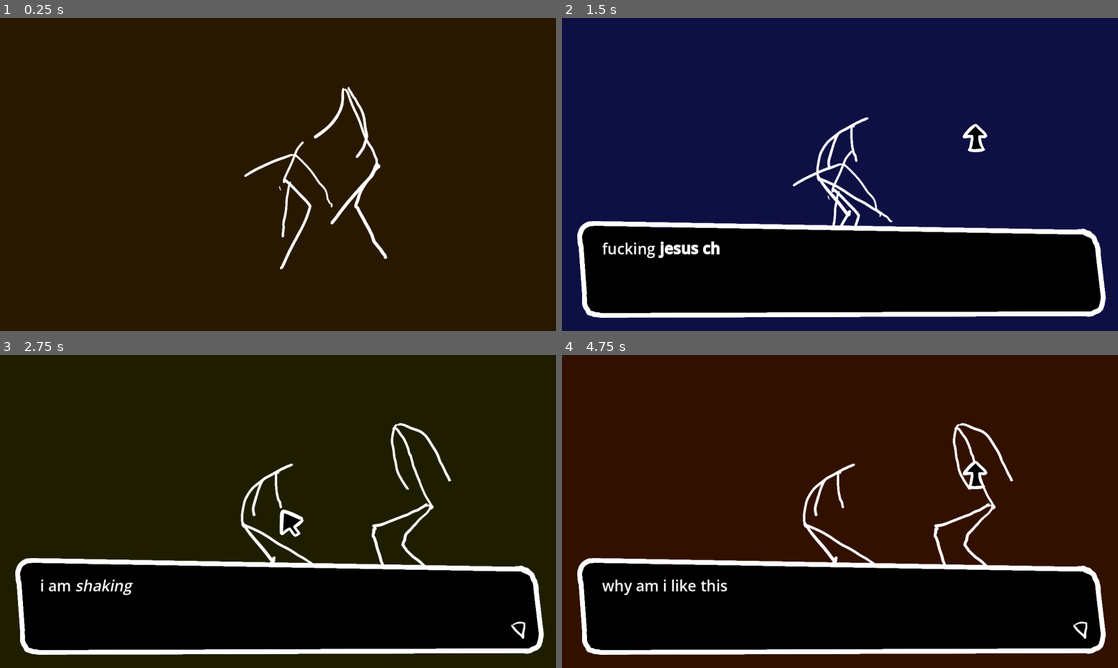
Above: before the commit, frames 1-4 (two rows, left to right).
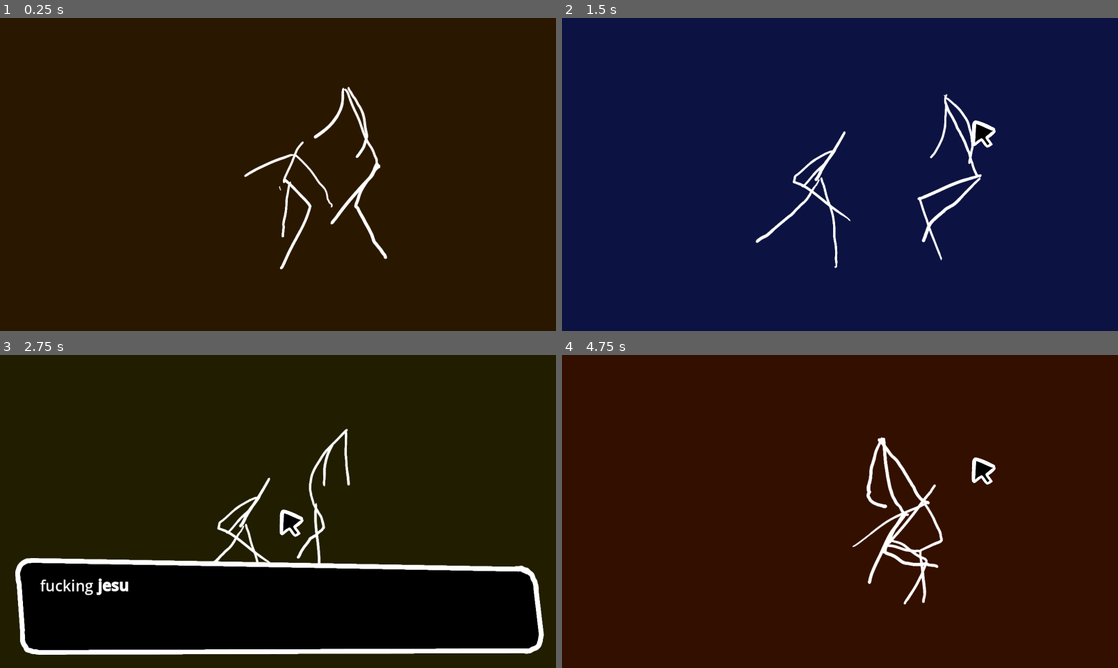
Above: after the commit, the same moments.

Repository: MarmadileManteater/Anxiety-Game
Game: Godot game, scene res://scenes/global/global.tscn
Two runs of this game, one before a commit and one after it. Both use one fixed random seed, a clock stepped at 60 frames per second and the inputs below.
Inputs (mouse positions are in pixels of both pictures, inside the frame that each line leads up to; where the layout moved, square brackets give the same spot in the first picture):
- Up to frame 1 (0.25 s): no input
- Up to frame 2 (1.5 s): click (840, 174) at 0.5 s; click (973, 121) [962, 124] at 1.25 s
- Up to frame 3 (2.75 s): click (278, 511) at 2 s
- Up to frame 4 (4.75 s): click (973, 458) [962, 461] at 2.75 s; click (840, 511) at 3.5 s; click (973, 458) [962, 461] at 4.25 s

The runs differ from the first frame. In frame 2, 30% of the frame differs, in the area x 2-98%, y 24-96%; in frame 3, 2.7%; in frame 4, 30%, in the area x 2-98%, y 21-96%.

Commit message:
Add ability to dynamically load scenes

Diff:
--- a/project/scenes/click_zone/click_zone.gd
+++ b/project/scenes/click_zone/click_zone.gd
@@ -7,9 +7,10 @@
 signal clicked
 
 @export var direction: Helpers.Direction = Helpers.Direction.Up
+@export var screen_name: String
 
 func pressed() -> void:
-	clicked.emit()
+	clicked.emit(screen_name)
 
 func emit_over() -> void:
 	mouseover.emit(direction)
--- a/project/scenes/dancers/dancers.gd
+++ b/project/scenes/dancers/dancers.gd
@@ -8,8 +8,3 @@
 	dancer1 = $"1"
 	dancer2 = $"2"
 	dancer1.set_frame_and_progress(10, 0)
-
-
-# Called every frame. 'delta' is the elapsed time since the previous frame.
-func _process(delta: float) -> void:
-	pass
--- /dev/null
+++ b/project/scenes/default_screen/default_screen.gd
@@ -0,0 +1,35 @@
+extends Node2D
+
+class_name DefaultSceen
+
+signal mousemotion
+signal mouseover
+signal mouseoff
+signal zone_clicked
+signal button_pressed
+signal next_screen
+
+#set by global scene
+var time: Helpers.Stage
+
+var background_animation_player: AnimationPlayer
+
+# Called when the node enters the scene tree for the first time.
+func _ready() -> void:
+	pass
+
+func _input(event: InputEvent) -> void:
+	if event is InputEventMouseMotion:
+		mousemotion.emit(event.position)
+
+func _on_clicked() -> void:
+	pass
+
+func _on_zone_clicked(screen_name: String) -> void:
+	zone_clicked.emit(screen_name)
+
+func _on_zone_mouseover(direction: Helpers.Direction) -> void:
+	mouseover.emit(direction)
+
+func _on_zone_mouseoff() -> void:
+	mouseoff.emit()
--- /dev/null
+++ b/project/scenes/default_screen/default_screen.tscn
@@ -0,0 +1,6 @@
+[gd_scene format=3 uid="uid://btww6mjd2w4nb"]
+
+[ext_resource type="Script" uid="uid://vqxqihlbubu7" path="res://scenes/default_screen/default_screen.gd" id="1_wrtp0"]
+
+[node name="DefaultScreen" type="Node2D" unique_id=675969364]
+script = ExtResource("1_wrtp0")
--- a/project/scenes/global/global.gd
+++ b/project/scenes/global/global.gd
@@ -1,51 +1,45 @@
 extends Node2D
 
+@export var start_screen: String = "the_pit"
 
-# Called when the node enters the scene tree for the first time.
+var time: Helpers.Stage = Helpers.Stage.Middle
+var current_screen: DefaultSceen
+
 func _ready() -> void:
 	Input.set_mouse_mode(Input.MOUSE_MODE_HIDDEN)
-	Helpers.set_timeout(
-		func ():
-			$TextBox.display()
-	, 1, self)
-	$TextBox.line_started.connect(
-		func (index: int):
-			if index == 5:
-				$TextBox.set_title("joyfriend")
-			if index == 6:
-				$TextBox.clear_title()
-	)
-	pass # Replace with function body.
+	load_screen(start_screen)
 
-func _input(event: InputEvent) -> void:
-
-	if event is InputEventMouseMotion:
-		if not $Cursor.visible:
-			$Cursor.show()
-		$Cursor.position = (event.position / 1.5) + Vector2(30, 30)
-
-
-# Called every frame. 'delta' is the elapsed time since the previous frame.
-func _process(delta: float) -> void:
-	pass
-
-func _on_click() -> void:
-	$TextBox.progress()
-
-
-func _on_mouse_exited() -> void:
-	$Cursor.hide()
-
-func _on_mouse_up() -> void:
-	$Cursor.play("up")
-
-func _on_mouse_neutral() -> void:
-	$Cursor.play("default")
-
+func _on_mouse_motion(position: Vector2) -> void:
+	if not $Cursor.visible:
+		$Cursor.show()
+	$Cursor.position = (position / 1.5) + Vector2(30, 30)
 
 func _on_mouse_direction_mouseover(direction: Helpers.Direction) -> void:
 	$Cursor.play(Helpers.direction_to_string(direction))
 
-
 func _on_mouse_direction_mouseoff() -> void:
 	$Cursor.play("default")
+
+func load_screen(screen_name: String):
+	if current_screen != null:
+		remove_child(current_screen)
+		current_screen.queue_free()
+	var scene: PackedScene = load("res://scenes/" + screen_name + "/" + screen_name + ".tscn")
+	var instance: DefaultSceen = scene.instantiate()
+	instance.time = time
+	instance.background_animation_player = $Background/AnimationPlayer
+	instance.mousemotion.connect(_on_mouse_motion)
+	instance.mouseover.connect(_on_mouse_direction_mouseover)
+	instance.mouseoff.connect(_on_mouse_direction_mouseoff)
+	instance.zone_clicked.connect(
+		func (screen_name):
+			load_screen(screen_name)
+	)
+	add_child(instance)
+	current_screen = instance
+
+func _on_button_pressed() -> void:
+	current_screen._on_clicked()
+
+func _on_button_exited() -> void:
+	$Cursor.hide()
--- a/project/scenes/global/global.tscn
+++ b/project/scenes/global/global.tscn
@@ -1,9 +1,6 @@
 [gd_scene format=3 uid="uid://cw0v5sjejsb14"]
 
-[ext_resource type="PackedScene" uid="uid://btm8kv2ypw113" path="res://scenes/dancers/dancers.tscn" id="1_bhh4k"]
 [ext_resource type="Script" uid="uid://cc8eyxh5tw35i" path="res://scenes/global/global.gd" id="1_pt2l8"]
-[ext_resource type="PackedScene" uid="uid://bp3qljsfgqwsw" path="res://scenes/click_zone/click_zone.tscn" id="2_syux3"]
-[ext_resource type="PackedScene" uid="uid://ckyxxwa5kygcv" path="res://scenes/text_box/text_box.tscn" id="4_pt2l8"]
 [ext_resource type="Texture2D" uid="uid://n5q3o7nicgpq" path="res://assets/sprites/pointers/default.png" id="9_i54ly"]
 [ext_resource type="Texture2D" uid="uid://dunx76ct1eohg" path="res://assets/sprites/pointers/point-up.png" id="10_xsnr3"]
 
@@ -16,8 +13,6 @@
 [sub_resource type="StyleBoxEmpty" id="StyleBoxEmpty_ht0q6"]
 
 [sub_resource type="StyleBoxEmpty" id="StyleBoxEmpty_i54ly"]
-
-[sub_resource type="StyleBoxEmpty" id="StyleBoxEmpty_xsnr3"]
 
 [sub_resource type="Animation" id="Animation_xi4fc"]
 length = 0.001
@@ -51,10 +46,27 @@
 "values": [Color(0.21291032, 0.04955011, 0, 1), Color(0.14105675, 0.10785704, 0.00081953435, 1), Color(0.057688586, 0.1 …(235 unchanged characters)…
 }
 
-[sub_resource type="AnimationLibrary" id="AnimationLibrary_lxdv6"]
+[sub_resource type="Animation" id="Animation_wlaa7"]
+resource_name = "stop"
+length = 0.1
+tracks/0/type = "value"
+tracks/0/imported = false
+tracks/0/enabled = true
+tracks/0/path = NodePath(".:self_modulate")
+tracks/0/interp = 1
+tracks/0/loop_wrap = true
+tracks/0/keys = {
+"times": PackedFloat32Array(0),
+"transitions": PackedFloat32Array(1),
+"update": 0,
+"values": [Color(0, 0, 0, 1)]
+}
+
+[sub_resource type="AnimationLibrary" id="AnimationLibrary_bm3mx"]
 _data = {
 &"RESET": SubResource("Animation_xi4fc"),
-&"modulate": SubResource("Animation_ww1v4")
+&"modulate": SubResource("Animation_ww1v4"),
+&"stop": SubResource("Animation_wlaa7")
 }
 
 [sub_resource type="AtlasTexture" id="AtlasTexture_syux3"]
@@ -96,45 +108,26 @@
 theme_override_styles/disabled = SubResource("StyleBoxEmpty_ht0q6")
 theme_override_styles/focus = SubResource("StyleBoxEmpty_i54ly")
 
-[node name="ClickZone" parent="." unique_id=624367828 instance=ExtResource("2_syux3")]
-
-[node name="PanelContainer" type="PanelContainer" parent="." unique_id=375032297]
-offset_left = 898.0
-offset_top = 147.0
-offset_right = 1138.0
-offset_bottom = 375.0
-theme_override_styles/panel = SubResource("StyleBoxEmpty_xsnr3")
-
-[node name="Background" type="Polygon2D" parent="." unique_id=306650132]
+[node name="Background" type="Polygon2D" parent="." unique_id=1110480681]
 self_modulate = Color(0.21291032, 0.04955011, 0, 1)
 polygon = PackedVector2Array(-135, -69, 1535, -135, 1564, 828, -206, 846)
 
-[node name="AnimationPlayer" type="AnimationPlayer" parent="Background" unique_id=1179890584]
-libraries/ = SubResource("AnimationLibrary_lxdv6")
-autoplay = &"modulate"
+[node name="AnimationPlayer" type="AnimationPlayer" parent="Background" unique_id=1334223365]
+libraries/ = SubResource("AnimationLibrary_bm3mx")
+autoplay = &"stop"
 speed_scale = 3.0
 
-[node name="Dancers" parent="." unique_id=213943213 instance=ExtResource("1_bhh4k")]
-position = Vector2(106, 85)
-
-[node name="TextBox" parent="." unique_id=2128977019 instance=ExtResource("4_pt2l8")]
-position = Vector2(686, 617)
-text = PackedStringArray("fucking [b]jesus christ[/b]", "i am [i]shaking[/i]", "why am i like this", "i ASKED for this", "i WANTED to be here", "Come on, babe!\\nI wanna check this place out before the show starts!", ". . . ", "[color=#bbbbbb]I can do this.[/color]")
+[node name="Camera2D" type="Camera2D" parent="." unique_id=766267853]
+position = Vector2(682, 384)
+zoom = Vector2(1.5, 1.5)
 
 [node name="Cursor" type="AnimatedSprite2D" parent="." unique_id=1113328815]
 visible = false
+z_index = 1
 texture_filter = 6
 scale = Vector2(0.5, 0.5)
 sprite_frames = SubResource("SpriteFrames_6wcjf")
 autoplay = "default"
 
-[node name="Camera2D" type="Camera2D" parent="." unique_id=1127170600]
-position = Vector2(682, 384)
-zoom = Vector2(1.5, 1.5)
-
-[connection signal="mouse_exited" from="Button" to="." method="_on_mouse_exited"]
-[connection signal="pressed" from="Button" to="." method="_on_click"]
-[connection signal="mouseoff" from="ClickZone" to="." method="_on_mouse_direction_mouseoff"]
-[connection signal="mouseover" from="ClickZone" to="." method="_on_mouse_direction_mouseover"]
-[connection signal="mouse_entered" from="PanelContainer" to="." method="_on_mouse_up"]
-[connection signal="mouse_exited" from="PanelContainer" to="." method="_on_mouse_neutral"]
+[connection signal="mouse_exited" from="Button" to="." method="_on_button_exited"]
+[connection signal="pressed" from="Button" to="." method="_on_button_pressed"]
--- /dev/null
+++ b/project/scenes/the_pit/the_pit.gd
@@ -0,0 +1,21 @@
+extends DefaultSceen
+
+# Called when the node enters the scene tree for the first time.
+func _ready() -> void:
+	super()
+	if time != Helpers.Stage.Early:
+		background_animation_player.play("modulate")
+	Helpers.set_timeout(
+		func ():
+			$TextBox.display()
+	, 1, self)
+	$TextBox.line_started.connect(
+		func (index: int):
+			if index == 5:
+				$TextBox.set_title("joyfriend")
+			if index == 6:
+				$TextBox.clear_title()
+	)
+
+func _on_clicked() -> void:
+	$TextBox.progress()
--- /dev/null
+++ b/project/scenes/the_pit/the_pit.tscn
@@ -0,0 +1,28 @@
+[gd_scene format=3 uid="uid://dhmqyungnat8p"]
+
+[ext_resource type="Script" uid="uid://d203vtjs0csc2" path="res://scenes/the_pit/the_pit.gd" id="1_nhmyf"]
+[ext_resource type="PackedScene" uid="uid://btm8kv2ypw113" path="res://scenes/dancers/dancers.tscn" id="3_3cyfy"]
+[ext_resource type="PackedScene" uid="uid://bp3qljsfgqwsw" path="res://scenes/click_zone/click_zone.tscn" id="4_5nanq"]
+[ext_resource type="PackedScene" uid="uid://ckyxxwa5kygcv" path="res://scenes/text_box/text_box.tscn" id="4_qbv4b"]
+
+[node name="ThePit" type="Node2D" unique_id=452296394]
+script = ExtResource("1_nhmyf")
+metadata/_custom_type_script = "uid://vqxqihlbubu7"
+
+[node name="Dancers" parent="." unique_id=213943213 instance=ExtResource("3_3cyfy")]
+position = Vector2(106, 85)
+
+[node name="TextBox" parent="." unique_id=2128977019 instance=ExtResource("4_qbv4b")]
+position = Vector2(686, 617)
+text = PackedStringArray("fucking [b]jesus christ[/b]", "i am [i]shaking[/i]", "why am i like this", "i ASKED for this", "i WANTED to be here", "Come on, babe!\\nI wanna check this place out before the show starts!", ". . . ", "[color=#bbbbbb]I can do this.[/color]")
+
+[node name="MouseDirection" parent="." unique_id=624367828 instance=ExtResource("4_5nanq")]
+offset_left = 847.0
+offset_top = 102.0
+offset_right = 1163.0
+offset_bottom = 406.0
+screen_name = "the_pit"
+
+[connection signal="clicked" from="MouseDirection" to="." method="_on_zone_clicked"]
+[connection signal="mouseoff" from="MouseDirection" to="." method="_on_zone_mouseoff"]
+[connection signal="mouseover" from="MouseDirection" to="." method="_on_zone_mouseover"]
--- a/project/scripts/helpers.gd
+++ b/project/scripts/helpers.gd
@@ -1,5 +1,7 @@
 
 class_name Helpers
+
+enum Stage { Early, Middle, Late, Over }
 
 enum Direction { Up , Down, Left, Right }
 const string_directions = ["up", "down", "left", "right"]
Not shown, added: project/scenes/default_screen/default_screen.gd.uid
Not shown, added: project/scenes/the_pit/the_pit.gd.uid
